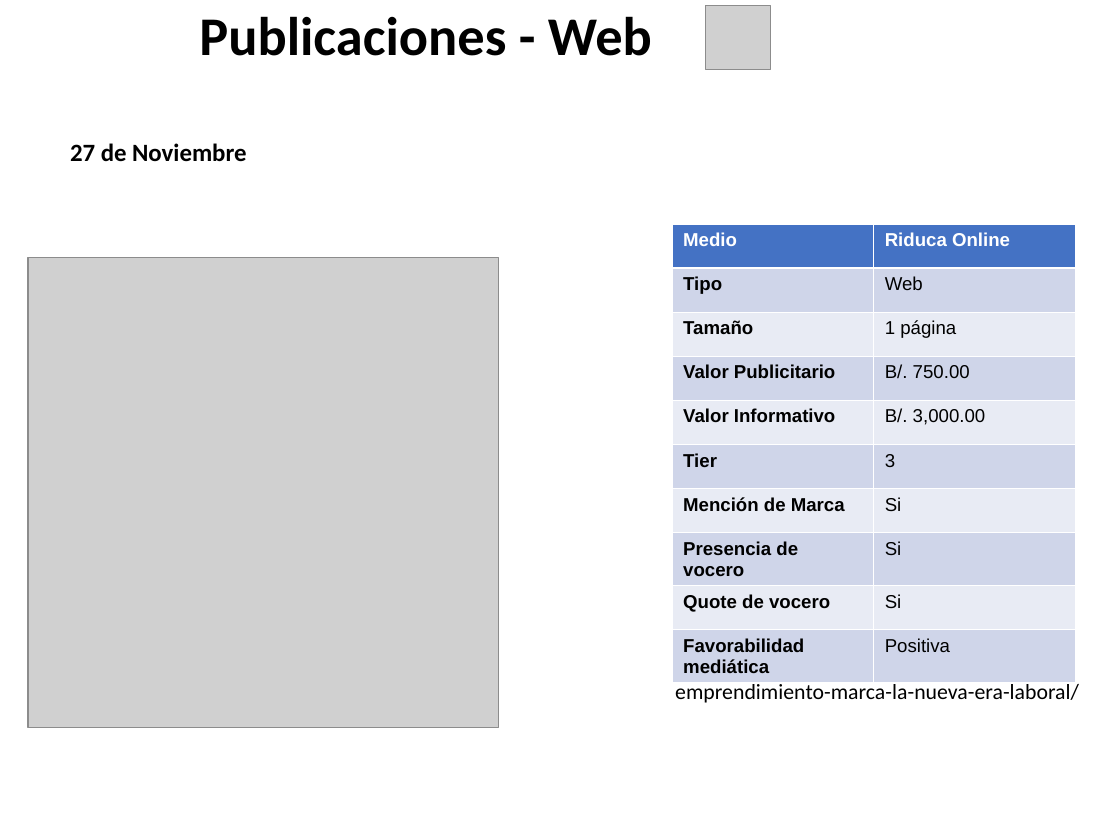
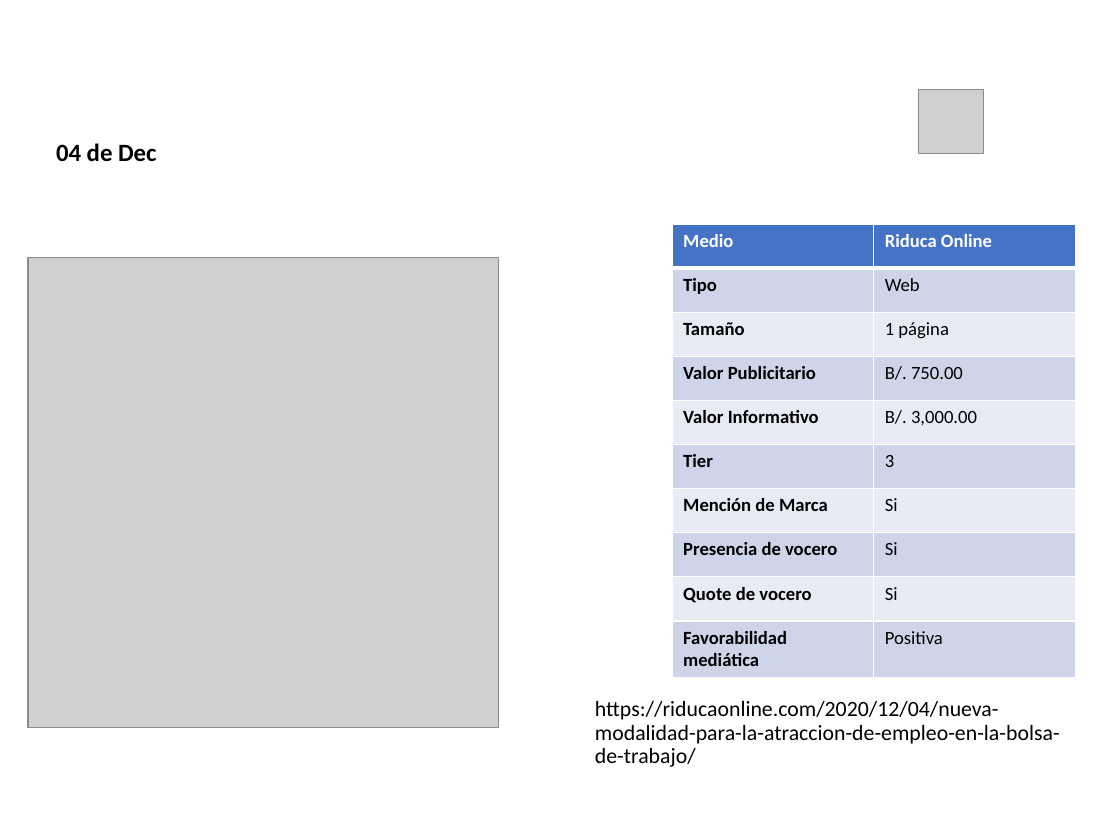
Before and after one commit to dgarci23/Report-Generator, a slide deck: slide 5 of Presentacion Terminada.pptx (slide 12 before the commit). Drawn at 1120x840 pixels with LibreOffice and Linux fonts; fonts in the diff are those of the drawing; grey boxes stand for pictures; background and template pictures are left out. Boxes give left, top, right and bottom in pixels: in the first picture for what was removed or moved away, otherwise in the second. Text is boxed around its words. In the diff, an @@ line names an element or a change of style, - is before the commit and + after.

```diff
--- a/Presentacion Terminada.pptx
+++ b/Presentacion Terminada.pptx
@@ title "Publicaciones - Web": place and size @@
-title "Publicaciones - Web" at [199,16,652,56]
+title "Publicaciones - Web" at [160,2,893,92]
@@ title "Publicaciones - Web" at [160,2,893,92]: text colour #000000 to #FFFFFF @@
@@ picture: place and size @@
-picture at [706,6,771,69]
+picture at [918,90,983,153]
@@ text at [56,143,157,162]: text changed @@
-27 de Noviembre
+04 de Dec
@@ table at [672,224,1075,670] @@
@@ font Arial to Calibri @@
@@ text removed at [675,657,1079,703] @@
-https://riducaonline.com/2020/11/27/el-emprendimiento-marca-la-nueva-era-laboral/
@@ text added at [595,701,1060,767], 14 pt, text #000000 @@
+https://riducaonline.com/2020/12/04/nueva-modalidad-para-la-atraccion-de-empleo-en-la-bolsa-de-trabajo/
```
Also in this commit, not shown: 22 other slides changed, 3 slides removed, 4 other files.
